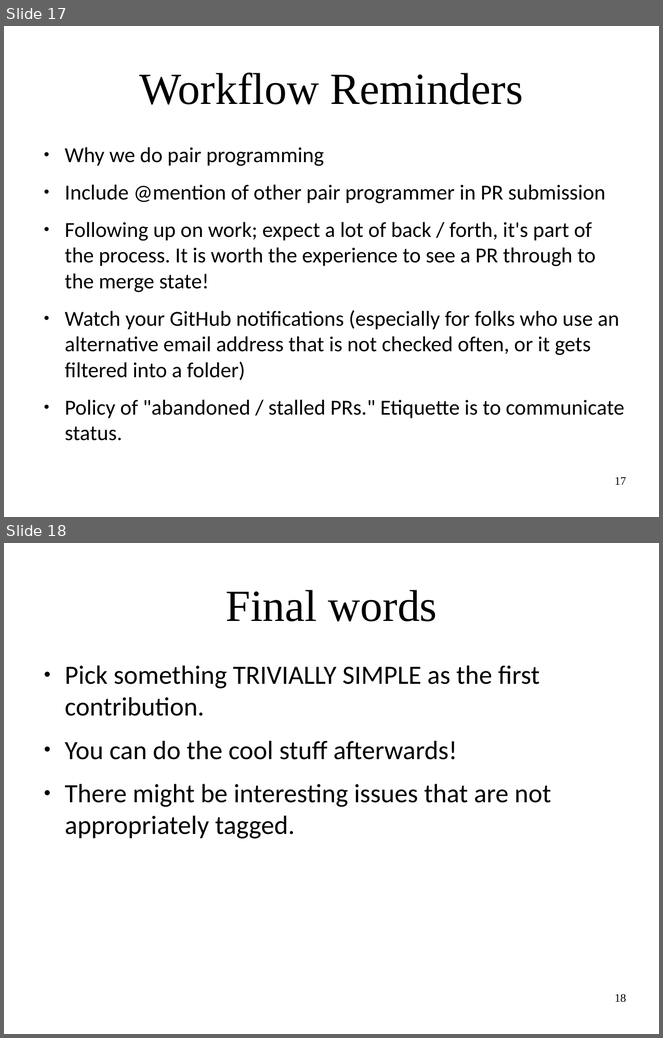
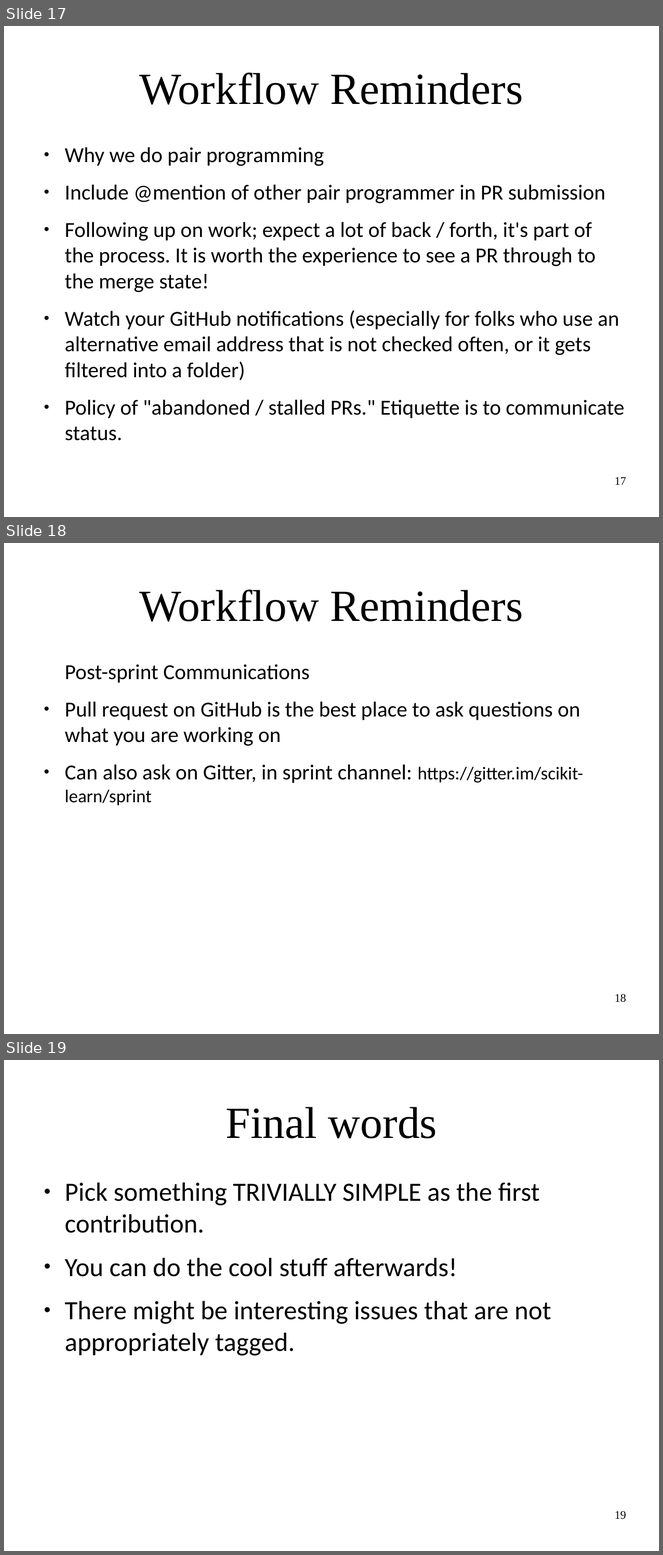
Before and after one commit to data-umbrella/data-umbrella-scikit-learn-sprint, a slide deck: data-umbrella-sprint-intro.odp. Shown one above the other, each under a label of ours: slides 17 and 18 before the commit, slides 17, 18 and 19 after it. The pictures are 663x1038 and 663x1555 pixels, drawn with LibreOffice and Linux fonts; fonts in the diff are those of the drawing. Boxes give left, top, right and bottom in pixels: in the first picture for what was removed or moved away, otherwise in the second. Text is boxed around its words. In the diff, an @@ line names an element or a change of style, - is before the commit and + after.

Commit message:
added post-sprint communication channels

```diff
--- a/data-umbrella-sprint-intro.odp
+++ b/data-umbrella-sprint-intro.odp
@@ slide 18 added at (x1=4, y1=543, x2=659, y2=1034), background #FFFFFF @@
@@ title added at (x1=140, y1=589, x2=523, y2=622), 54 pt, text #000000 @@
+Workflow Reminders
@@ text added at (x1=65, y1=664, x2=583, y2=806), 26 pt, text #000000 @@
+Post-sprint Communications
+● Pull request on GitHub is the best place to ask questions on what you are working on
+● Can also ask on Gitter, in sprint channel: https://gitter.im/scikit-learn/sprint
@@ page number added at (x1=615, y1=994, x2=626, y2=1003), 14 pt, text #000000 @@
+18
@@ what was slide 18 is now slide 19 @@
@@ page number at (x1=615, y1=1511, x2=626, y2=1520): text changed @@
-18
+19
```
Also in this commit, not shown: 3 slides changed, 1 other file.
